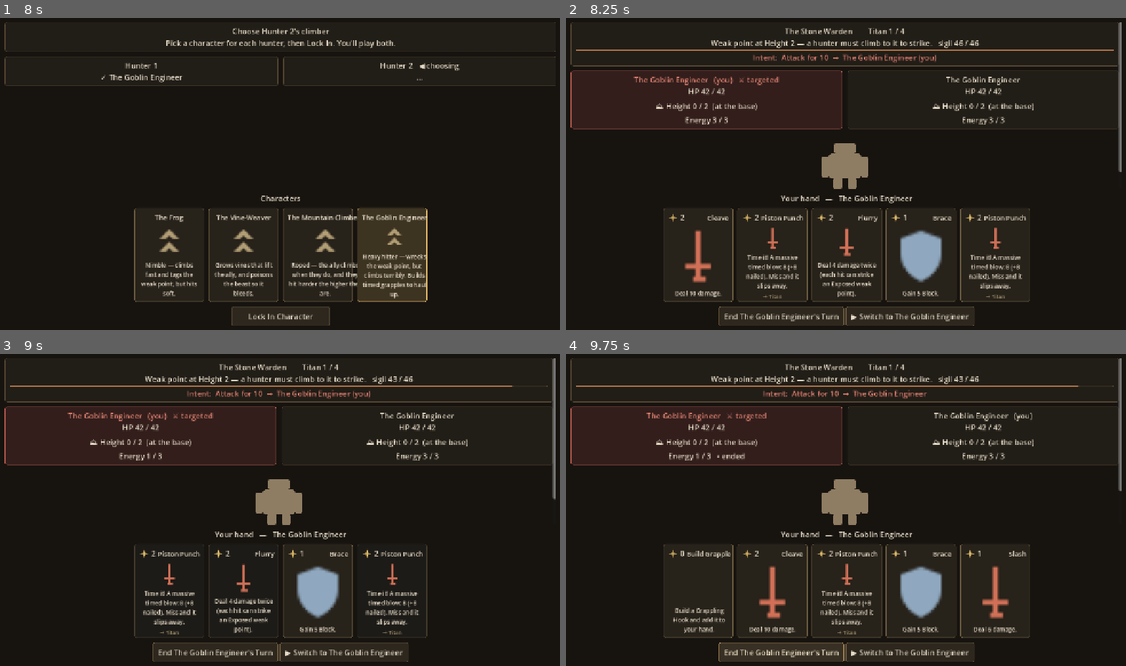
Above: before the commit, frames 1-4 (two rows, left to right).
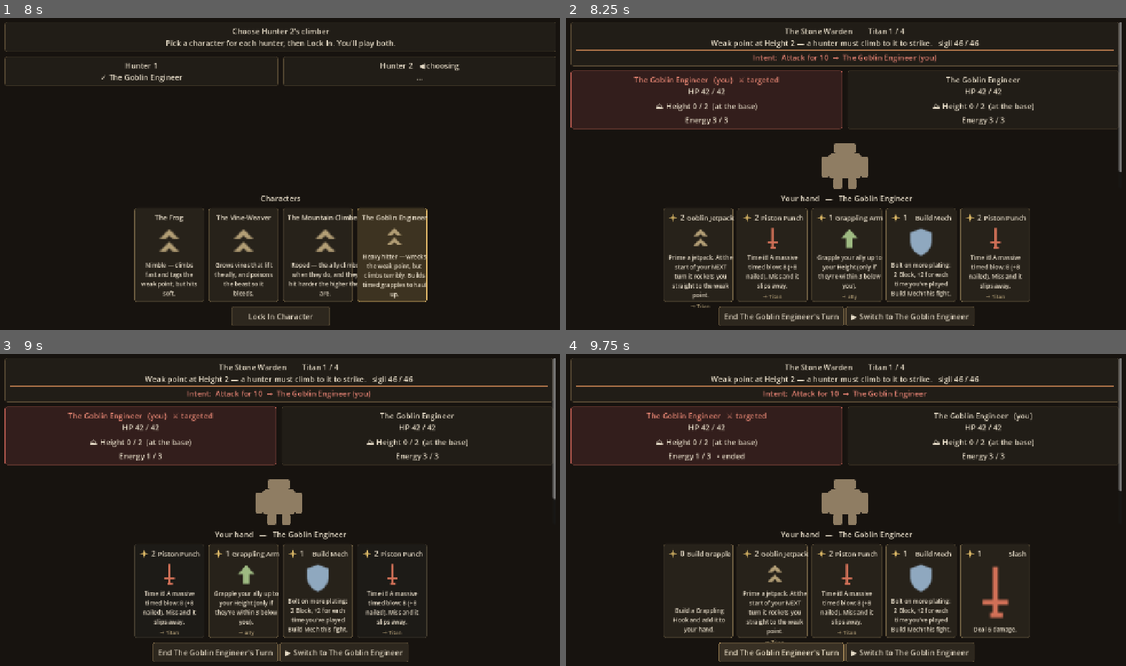
Above: after the commit, the same moments.

Repository: nbensen6/CardGame
Game: Godot game, scene res://views/menu.tscn
Same seed, same stepped clock (60 frames per second), same inputs: the game is played once before the commit and once after it.
Inputs (mouse positions are in pixels of both pictures, inside the frame that each line leads up to):
- Up to frame 1 (8 s): click "Solo (play both hunters)" at 0.5 s; click (168, 255) at 1.27 s; click (240, 255) at 2.02 s; click (319, 255) at 2.77 s; click (392, 255) at 3.52 s; click "Lock In Character" at 4.25 s; click (168, 255) at 5.02 s; click (240, 255) at 5.77 s; click (319, 255) at 6.52 s; click (392, 255) at 7.27 s
- Up to frame 2 (8.25 s): click "Lock In Character" at 8 s
- Up to frame 3 (9 s): click (134, 591) at 8.77 s
- Up to frame 4 (9.75 s): click "End The Goblin Engineer's Turn" at 9.5 s

Frame 1 is identical in both runs. In frame 2, 3.0% of the frame differs, in the area x 18-69%, y 63-93%; in frame 3, 2.2%; in frame 4, 2.2%.

Commit message:
Goblin Engineer cards: Jetpack, Grappling Arm, Build Mech
First 3 of Nathan's goblin redesign (the self-contained ones):
- Goblin Jetpack (replaces Cleave): prime a delayed effect; at the
  start of your next turn it rockets you to the weak point — the
  Engineer's climb answer. New Card.prepare + PlayerState.prepared,
  resolved in _begin_round.
- Grappling Arm (replaces Flurry): pull an ally UP to your Height if
  within reach. New Card.pull_ally (max gap).
- Build Mech (replaces Brace): Block that grows each time you play it
  this fight. New Card.block_per_play + PlayerState.play_counts.
- Goblin deck updated; Build Grapple kept. Icons wired.
- Tests for all three; all pass. Decks build from data.

Still to do (from the design batch): Satchel Charge (chained timing)
and Meld (card fusion) need design decisions; Burn Coal + Catapult need
a shared "sacrifice a card" selection UI (next chunk).

Co-Authored-By: Claude Opus 4.8 <noreply@anthropic.com>

Diff:
--- a/game/core/card.gd
+++ b/game/core/card.gd
@@ -21,6 +21,9 @@
 var timed_damage: int  # bonus damage on a well-timed strike (interactive attacks)
 var ally_grip: int     # Foothold given to the ALLY (vines/ropes — shared climbing)
 var create: String     # card id this card builds and adds to your hand (Goblin Mech)
+var pull_ally: int     # grapple the ally UP to your Height, if the gap is within this
+var block_per_play: int # extra Block for each earlier time you've played this card this fight
+var prepare: String    # arms a delayed effect that resolves at the start of your next turn
 var damage_per_vulnerable: int  # bonus damage per Exposed stack on the Titan
 var damage_per_foothold: int    # bonus damage per Height climbed (Mountain Climbers)
 var strength: int      # Strength gained by the player (attacks deal +Strength this fight)
@@ -48,6 +51,9 @@
 	c.timed_damage = int(d.get("timed_damage", 0))
 	c.ally_grip = int(d.get("ally_grip", 0))
 	c.create = String(d.get("create", ""))
+	c.pull_ally = int(d.get("pull_ally", 0))
+	c.block_per_play = int(d.get("block_per_play", 0))
+	c.prepare = String(d.get("prepare", ""))
 	c.damage_per_vulnerable = int(d.get("damage_per_vulnerable", 0))
 	c.damage_per_foothold = int(d.get("damage_per_foothold", 0))
 	c.strength = int(d.get("strength", 0))
--- a/game/core/combat.gd
+++ b/game/core/combat.gd
@@ -192,6 +192,8 @@
 		return true
 	ps.discard_pile.append(card)
 	var who: String = ps.combatant.name
+	var prior_plays := int(ps.play_counts.get(card.id, 0))  # how many times BEFORE this play
+	ps.play_counts[card.id] = prior_plays + 1
 
 	# Damage first (so a card that also Exposes doesn't consume its own stacks).
 	# Base scales with Exposed stacks (Sunlight Blade) and this hunter's own Height
@@ -236,9 +238,22 @@
 		var built := Content.make_card(card.create)
 		ps.hand.append(built)
 		_log("%s plays %s — builds %s." % [who, card.name, built.name])
-	if card.block > 0:
-		ps.combatant.gain_block(card.block)
-		_log("%s plays %s — +%d block." % [who, card.name, card.block])
+	if card.pull_ally > 0:  # grapple the ally UP to your Height, if they're within reach
+		var yanked: PlayerState = players[ally_index(pi)]
+		var gap := ps.foothold - yanked.foothold
+		if gap > 0 and gap <= card.pull_ally:
+			yanked.foothold = ps.foothold
+			_log("%s grapples %s up to Height %d." % [who, yanked.combatant.name, ps.foothold])
+		else:
+			_log("%s plays %s — no ally in grapple range." % [who, card.name])
+	if card.prepare != "":  # arm a delayed effect (resolves at the start of your next turn)
+		ps.prepared = card.prepare
+		_log("%s plays %s — armed for next turn." % [who, card.name])
+	if card.block > 0 or card.block_per_play > 0:
+		var blk := card.block + card.block_per_play * prior_plays  # Build Mech grows each play
+		if blk > 0:
+			ps.combatant.gain_block(blk)
+			_log("%s plays %s — +%d block." % [who, card.name, blk])
 	if card.ally_block > 0:
 		var ally: PlayerState = players[ally_index(pi)]
 		ally.combatant.gain_block(card.ally_block)
@@ -321,8 +336,19 @@
 		ps.combatant.block = _round_block  # relic: start each round with block
 		ps.energy = BASE_ENERGY + _energy_bonus  # relic: extra energy
 		ps.ended_turn = false
+		_resolve_prepared(ps)
 		_draw(ps, HAND_SIZE)
 	_log("— Round %d —" % round_num)
+
+
+## Fire any delayed effect a hunter armed last turn (Goblin Jetpack, etc.).
+func _resolve_prepared(ps: PlayerState) -> void:
+	match ps.prepared:
+		"jetpack":  # rockets you straight to the weak point — the Engineer's climb answer
+			ps.prepared = ""
+			if boss.weak_point_height > 0:
+				ps.foothold = boss.weak_point_height
+				_log("%s's jetpack fires — rocketed to the weak point!" % ps.combatant.name)
 
 func _all_ended() -> bool:
 	for ps in players:
--- a/game/core/player_state.gd
+++ b/game/core/player_state.gd
@@ -13,6 +13,8 @@
 var foothold: int = 0          # how high THIS hunter has climbed (per-player — SotC)
 var weak_point_damage: int = 0 # sigil damage dealt this visit; at the threshold the beast bucks you off
 var ended_turn: bool = false   # this player has passed; others may still act this round
+var prepared: String = ""      # a delayed effect armed this fight (e.g. "jetpack"), fires next turn
+var play_counts: Dictionary = {}  # card id -> times played this fight (for scaling cards like Build Mech)
 # Character signature passives (set from the chosen character; constant for the run)
 var character: String = ""     # character id, for display
 var climb_bonus: int = 0       # extra Height per climb card (Frog)
--- a/game/data/cards.json
+++ b/game/data/cards.json
@@ -33,7 +33,11 @@
     "creeper":      { "name": "Creeper Vine", "type": "skill", "cost": 0, "grip": 1, "ally_grip": 1, "timed": true, "timed_grip": 2, "target": "ally", "text": "Time it! Vine up +1 (+2 nailed); your ally climbs +1. Miss and it slips away." },
     "piton_drive":  { "name": "Piton Drive", "type": "attack", "cost": 1, "damage": 2, "damage_per_foothold": 2, "timed": true, "timed_damage": 4, "target": "enemy", "text": "Time it! Drive a piton: 2, +2 per Height climbed (+4 nailed)." },
     "haul":         { "name": "Haul Up", "type": "skill", "cost": 1, "grip": 1, "ally_grip": 1, "timed": true, "timed_grip": 2, "target": "ally", "text": "Time it! Both climb +1 (you +2 more nailed). Miss and it slips away." },
-    "piston_punch": { "name": "Piston Punch", "type": "attack", "cost": 2, "damage": 8, "timed": true, "timed_damage": 8, "target": "enemy", "text": "Time it! A massive timed blow: 8 (+8 nailed). Miss and it slips away." }
+    "piston_punch": { "name": "Piston Punch", "type": "attack", "cost": 2, "damage": 8, "timed": true, "timed_damage": 8, "target": "enemy", "text": "Time it! A massive timed blow: 8 (+8 nailed). Miss and it slips away." },
+
+    "goblin_jetpack": { "name": "Goblin Jetpack", "type": "skill", "cost": 2, "prepare": "jetpack", "target": "enemy", "text": "Prime a jetpack. At the start of your NEXT turn it rockets you straight to the weak point." },
+    "grappling_arm": { "name": "Grappling Arm", "type": "skill", "cost": 1, "pull_ally": 3, "target": "ally", "text": "Grapple your ally up to your Height (only if they're within 3 below you)." },
+    "build_mech":    { "name": "Build Mech", "type": "skill", "cost": 1, "block": 2, "block_per_play": 2, "text": "Bolt on more plating: 2 Block, +2 for each time you've played Build Mech this fight." }
   },
   "starter_deck": [
     "slash", "slash", "slash",
--- a/game/data/characters.json
+++ b/game/data/characters.json
@@ -24,7 +24,7 @@
       "name": "The Goblin Engineer",
       "desc": "Heavy hitter — wrecks the weak point, but climbs terribly. Builds timed grapples to haul up.",
       "passive": { "type": "attack_bonus", "value": 2 },
-      "starter_deck": ["cleave", "piston_punch", "piston_punch", "flurry", "sharpen", "rend", "build_grapple", "build_grapple", "brace", "slash"]
+      "starter_deck": ["goblin_jetpack", "piston_punch", "piston_punch", "grappling_arm", "sharpen", "rend", "build_grapple", "build_grapple", "build_mech", "slash"]
     }
   }
 }
--- a/game/session/game_host.gd
+++ b/game/session/game_host.gd
@@ -286,8 +286,10 @@
 func _card_icon(c: Card) -> String:
 	if c.taunt:
 		return "taunt"
-	if c.grip > 0:
+	if c.prepare != "" or c.grip > 0:
 		return "grip"
+	if c.pull_ally > 0:
+		return "support"
 	if c.vulnerable > 0 and c.damage == 0:
 		return "expose"
 	if c.damage > 0:
--- a/game/tools/run_tests.gd
+++ b/game/tools/run_tests.gd
@@ -52,6 +52,10 @@
 	_test_fall_noop_when_secure()
 	_test_weakpoint_threshold_bucks()
 	_test_timed_damage_bonus()
+	# Goblin Engineer cards
+	_test_jetpack_prepares_climb()
+	_test_grappling_arm_pulls_ally()
+	_test_build_mech_scales()
 	# step 4: run / meta-progression
 	_test_run_starts_in_combat()
 	_test_run_win_flows_through_reward_to_next_encounter()
@@ -419,6 +423,41 @@
 		"dealing the sigil threshold bucks the hunter down a hold")
 
 
+func _test_jetpack_prepares_climb() -> void:
+	var boss := Boss.new("Jet", 500)
+	boss.moves = [{"type": "block", "value": 0}]  # benign enemy turn
+	boss.weak_point_height = 4
+	var combat := _new_combat([_deck_of(_jetpack, 10), _deck_of(_slash, 10)], 42, boss)
+	combat.play_card(0, _first_playable(combat, 0))  # prime the jetpack (not immediate)
+	var armed: bool = combat.players[0].prepared == "jetpack" and combat.players[0].foothold == 0
+	combat.end_turn(0)
+	combat.end_turn(1)  # round turns over -> jetpack fires at next turn's start
+	_expect(armed and combat.players[0].foothold == 4 and combat.players[0].prepared == "",
+		"Goblin Jetpack arms now and rockets to the weak point next turn")
+
+
+func _test_grappling_arm_pulls_ally() -> void:
+	var combat := _new_combat([_deck_of(_grapple_arm, 10), _deck_of(_slash, 10)], 42, _climb_boss(8))
+	combat.players[0].foothold = 4
+	combat.players[1].foothold = 2  # gap 2, within reach 3
+	combat.play_card(0, _first_playable(combat, 0))
+	var pulled: bool = combat.players[1].foothold == 4
+	combat.players[0].foothold = 6
+	combat.players[1].foothold = 1  # gap 5, out of reach
+	combat.play_card(0, _first_playable(combat, 0))
+	_expect(pulled and combat.players[1].foothold == 1,
+		"Grappling Arm pulls an ally within reach up to you, not one too far below")
+
+
+func _test_build_mech_scales() -> void:
+	var combat := _new_combat([_deck_of(_build_mech, 10), _deck_of(_slash, 10)], 42, _dummy_boss(300))
+	combat.play_card(0, _first_playable(combat, 0))  # +2 (base)
+	var b1: int = combat.players[0].combatant.block
+	combat.play_card(0, _first_playable(combat, 0))  # +4 (grows) -> 6 total
+	_expect(b1 == 2 and combat.players[0].combatant.block == 6,
+		"Build Mech's Block grows each time it's played this fight")
+
+
 func _test_timed_damage_bonus() -> void:
 	var combat := _new_combat([_deck_of(_pounce, 10), _deck_of(_slash, 10)], 42, _dummy_boss(300))
 	var before: int = combat.boss.hp
@@ -902,6 +941,12 @@
 	return Card.from_dict({"id": "grapple", "name": "Grappling Hook", "type": "skill", "cost": 0, "grip": 1, "timed": true, "timed_grip": 2, "target": "enemy"})
 func _pounce() -> Card:
 	return Card.from_dict({"id": "pounce", "name": "Pounce", "type": "attack", "cost": 1, "damage": 4, "grip": 1, "timed": true, "timed_damage": 5, "target": "enemy"})
+func _jetpack() -> Card:
+	return Card.from_dict({"id": "goblin_jetpack", "name": "Goblin Jetpack", "type": "skill", "cost": 2, "prepare": "jetpack", "target": "enemy"})
+func _grapple_arm() -> Card:
+	return Card.from_dict({"id": "grappling_arm", "name": "Grappling Arm", "type": "skill", "cost": 1, "pull_ally": 3, "target": "ally"})
+func _build_mech() -> Card:
+	return Card.from_dict({"id": "build_mech", "name": "Build Mech", "type": "skill", "cost": 1, "block": 2, "block_per_play": 2})
 func _sunblade() -> Card:
 	return Card.from_dict({"id": "sunlight_blade", "name": "Sunlight Blade", "type": "attack", "cost": 1, "damage": 5, "damage_per_vulnerable": 3})
 func _bowshot() -> Card:
